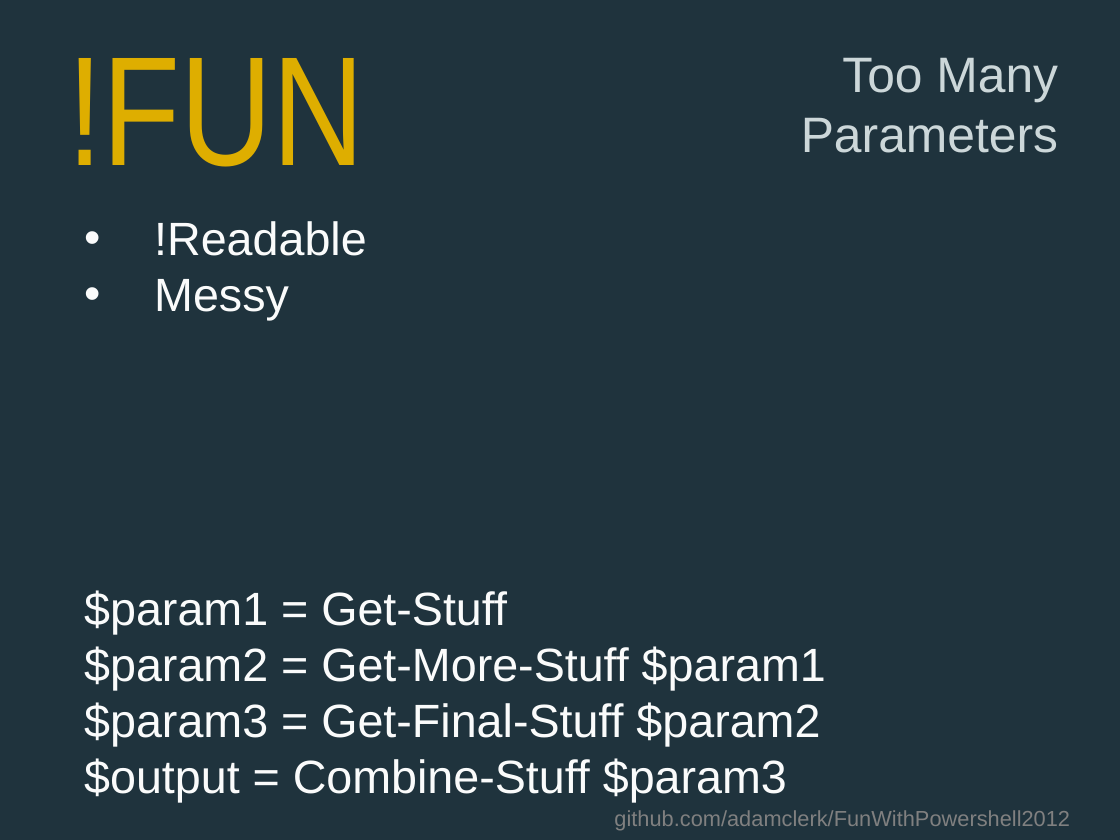
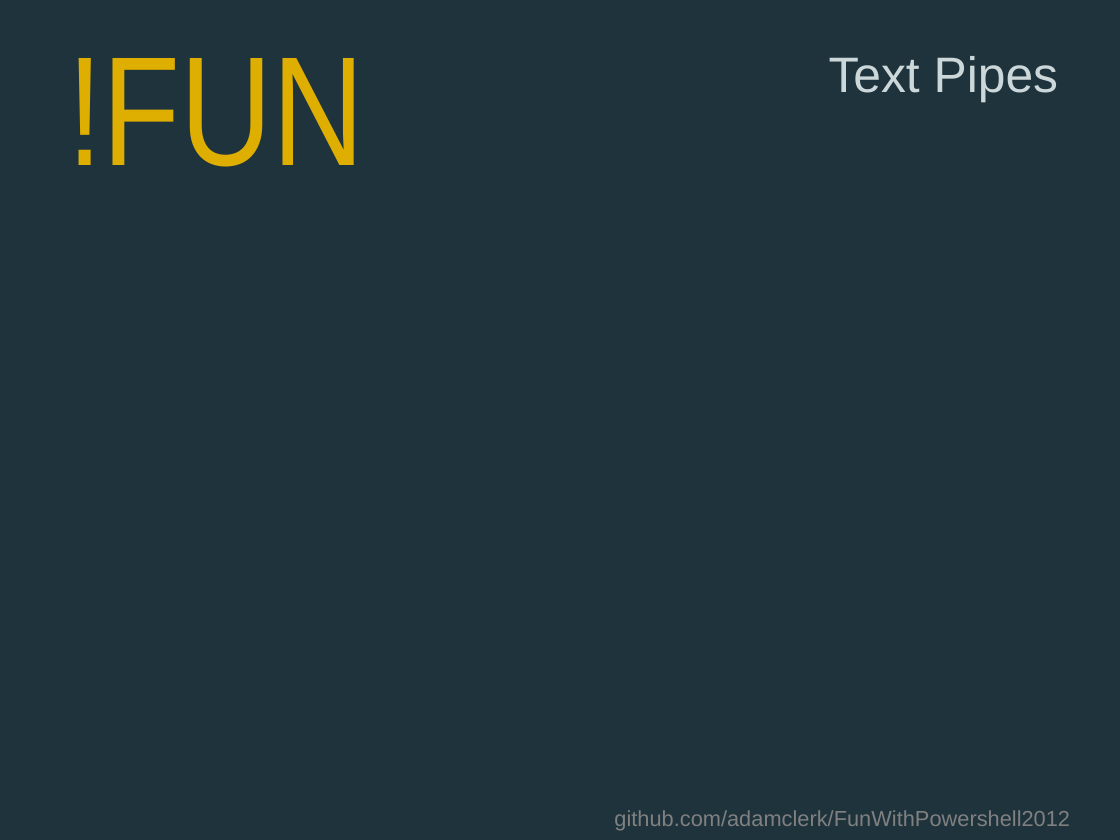
Before and after one commit to adamclerk/FunWithPowershell2012, a slide deck: slide 5 of 2012_CodeCamp_PowerShell.pptx. Drawn at 1120x840 pixels with LibreOffice and Linux fonts; fonts in the diff are those of the drawing. Boxes give left, top, right and bottom in pixels: in the first picture for what was removed or moved away, otherwise in the second. Text is boxed around its words. In the diff, an @@ line names an element or a change of style, - is before the commit and + after.

```diff
--- a/2012_CodeCamp_PowerShell.pptx
+++ b/2012_CodeCamp_PowerShell.pptx
@@ text at bbox=[829, 56, 1059, 103]: text changed @@
-Too Many Parameters
+Text Pipes
@@ text removed at bbox=[154, 221, 367, 320] @@
-• !Readable
-• Messy
@@ text removed at bbox=[84, 590, 826, 802] @@
-$param1 = Get-Stuff
-$param2 = Get-More-Stuff $param1
-$param3 = Get-Final-Stuff $param2
-$output = Combine-Stuff $param3
```
Also in this commit, not shown: 7 other slides changed, 1 slide added, 1 slide removed, 13 other files.
